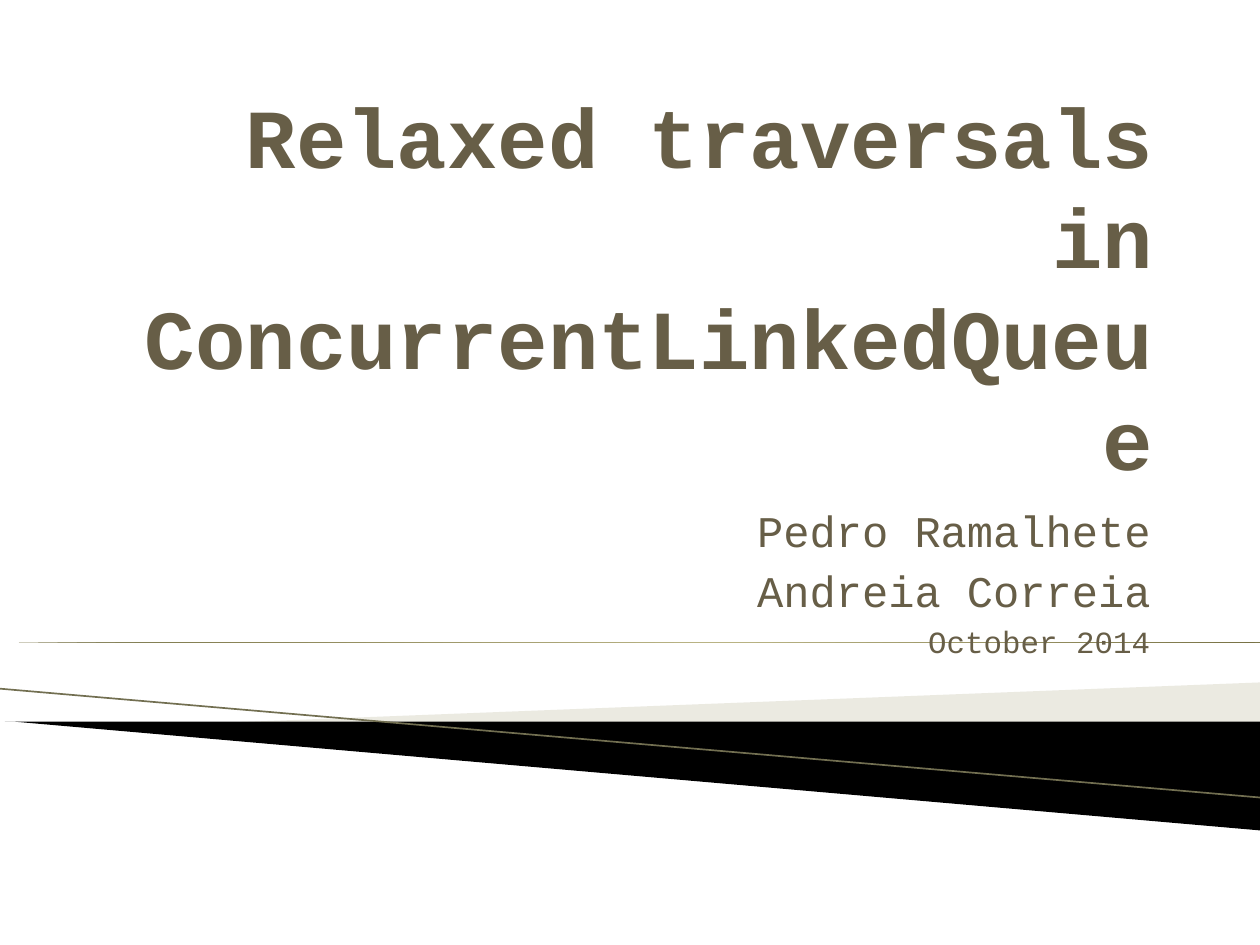
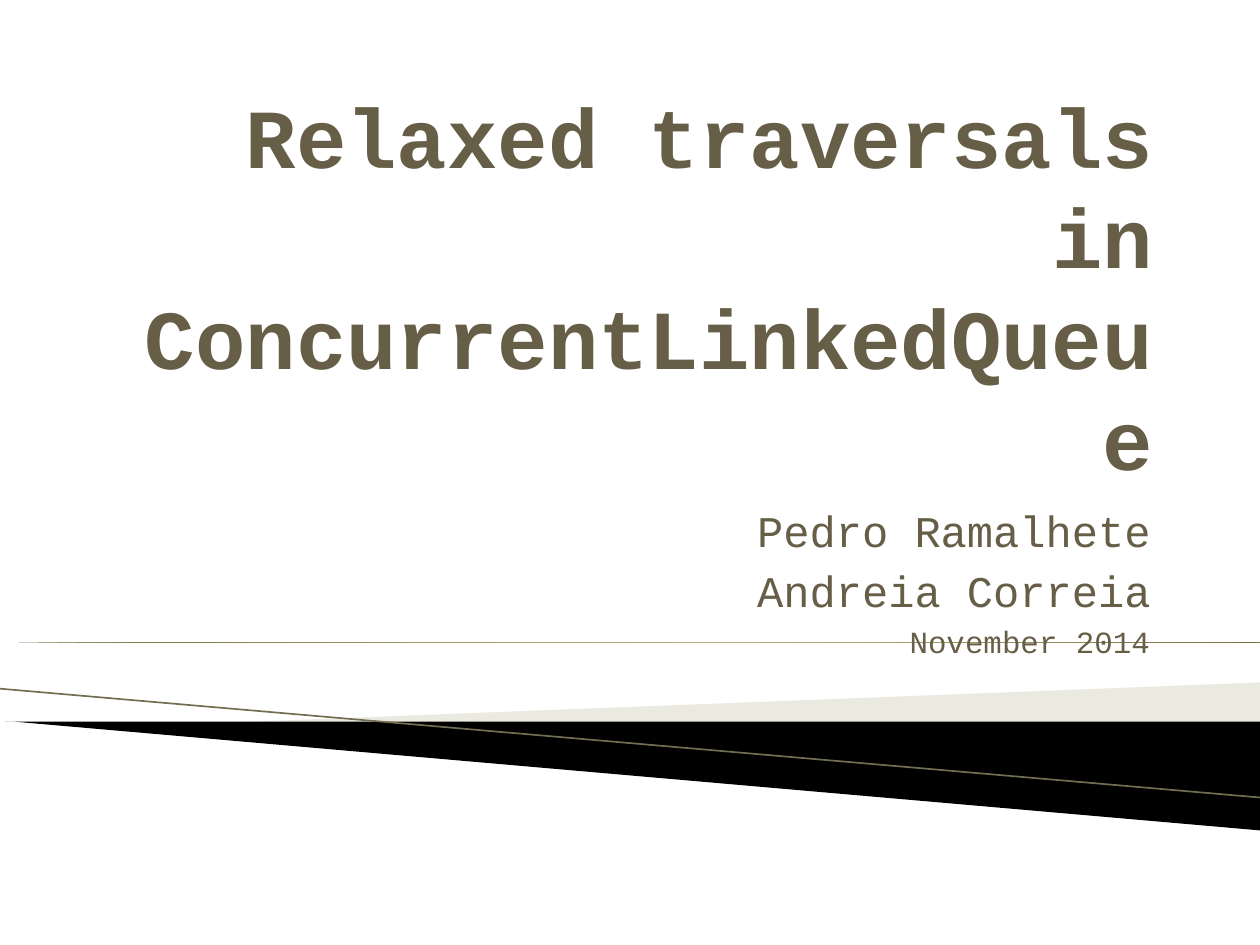
Before and after one commit to pramalhe/ConcurrencyFreaks, a slide deck: slide 1 of Presentations/ConcurrentLinkedQueueRelaxed.pptx. Drawn at 1260x945 pixels with LibreOffice and Linux fonts; fonts in the diff are those of the drawing; background and template pictures are left out. Boxes give left, top, right and bottom in pixels: in the first picture for what was removed or moved away, otherwise in the second. Text is boxed around its words. In the diff, an @@ line names an element or a change of style, - is before the commit and + after.

```diff
--- a/Presentations/ConcurrentLinkedQueueRelaxed.pptx
+++ b/Presentations/ConcurrentLinkedQueueRelaxed.pptx
@@ subtitle at bbox=[910, 631, 1150, 654]: text changed @@
-October 2014
+November 2014
```
Also in this commit, not shown: 3 other slides changed, 2 slides added, 2 other files.
